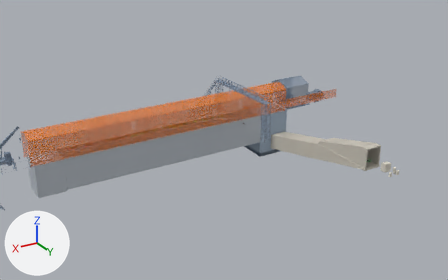
One commit to the glTF model public/models/b2d2-repair.glb: the scene before it, then after it.
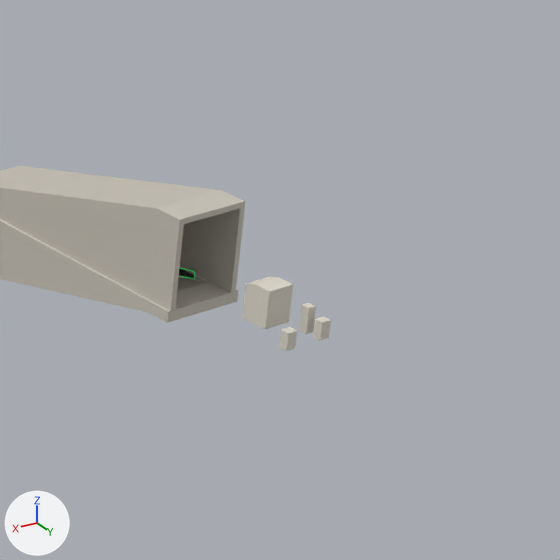
There are two pictures of each version: one whole from a 50 mm lens placed at (61.7, 132.0, 59.4), pointed at (-5.8, 19.4, 3.1), one close up on the part from 73% to 100% of the width and 37% to 79% of the height. Lighting does not change. The marker at lower left points along +X, +Y and +Z. The older version's two pictures come first. Where no turn or scale is listed for an object, it has been applied to the vertices. Vertices at exactly the same position are counted once.

The older version as bpy lines, for what is in view:
```python
me_c32_take_up_pedestals = bpy.data.meshes.new('C32 take-up pedestals')
me_c32_take_up_pedestals.from_pydata(...)  # 42 vertices, 64 faces; spans x -1.34..1.34, y -1.49..1.49, z -1.21..1.21
me_c32_take_up_pedestals.materials.append(mat_c32_take_up_pedestals)  # light grey #ddd8cb
# before: 16 (0.79, 1.04, -0.29) at pixel (290, 326), 17 (1.34, 1.04, -0.29) at pixel (281, 329), 18 (1.34, 1.49, -0.29) at pixel (288, 333), 19 (0.79, 1.49, -0.29) at pixel (297, 330)
# before: 24 (-1.34, 1.04, -0.29) at pixel (323, 316), 25 (-0.79, 1.04, -0.29) at pixel (315, 319), 26 (-0.79, 1.49, -0.29) at pixel (322, 322), 27 (-1.34, 1.49, -0.29) at pixel (330, 320)
me_c32_tunnel = bpy.data.meshes.new('C32 tunnel')
me_c32_tunnel.from_pydata(...)  # 253 vertices, 348 faces; spans x -2.3..2.3, y -18.2..18.2, z -6.8..6.8
me_c32_tunnel.materials.append(mat_c32_tunnel)  # light grey #c9c4b8
ob_c32_take_up_pedestals = bpy.data.objects.new('C32 take-up pedestals', me_c32_take_up_pedestals)
ob_c32_take_up_pedestals.location = (-32.22, 45.76, 0.29)
ob_c32_tunnel = bpy.data.objects.new('C32 tunnel', me_c32_tunnel)
ob_c32_tunnel.location = (-32.22, 22.32, -3.5)
```
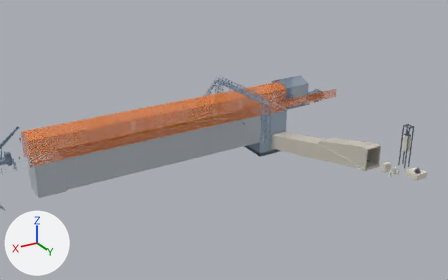
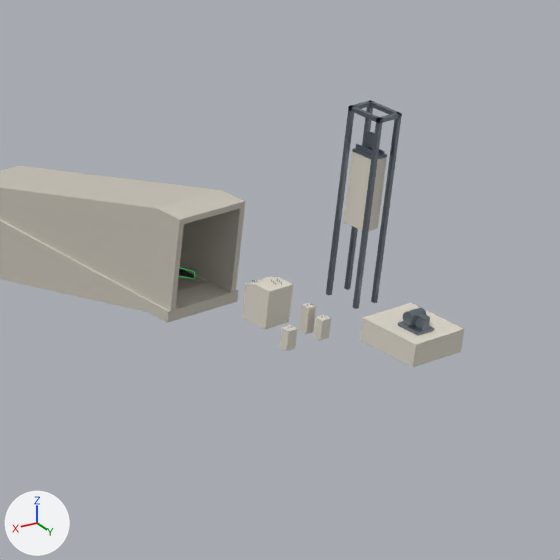
Where the newer file only moved an object's origin or applied its transform, the numbers keep the older frame.

Patch to the scene script:
```diff
--- a/public/models/b2d2-repair.glb.py
+++ b/public/models/b2d2-repair.glb.py
@@ mat_c32_take_up_steel___embedded_items @@
+mat_c32_take_up_steel___embedded_items = principled_material('C32 take-up steel & embedded items')
+mat_c32_take_up_steel___embedded_items.base_color = (0.205, 0.238, 0.283)  # grey #7d8691
+mat_c32_take_up_steel___embedded_items.metallic = 0.8
+mat_c32_take_up_steel___embedded_items.roughness = 0.35
@@ me_c32_take_up_pedestals @@
 # used by ob_c32_take_up_pedestals; location = (-32.22, 45.76, 0.29)
 # verts and faces of me_c32_take_up_pedestals; kept vertices keep their numbers, new ones are numbered from 42
-me_c32_take_up_pedestals.from_pydata(...)  # 42 vertices, 64 faces; spans x -1.34..1.34, y -1.49..1.49, z -1.21..1.21
+me_c32_take_up_pedestals.from_pydata(...)  # 58 vertices, 88 faces; spans x -5.74..1.34, y -1.49..5.45, z -1.35..7.04
+# me_c32_take_up_pedestals part 1: a new loose piece, a box spanning x -5.74..-2.62, y 2.21..5.45, z -1.35..-0.19, in mat_c32_take_up_pedestals (light grey #ddd8cb)
+# me_c32_take_up_pedestals part 2: a new loose piece, a box spanning x -4.31..-3.46, y -0.36..0.94, z 3.47..7.04, in mat_c32_take_up_pedestals (light grey #ddd8cb)
+# me_c32_take_up_pedestals part 3
+for i in [*range(16, 20)]: verts[i] += (0.0, 0.0, 0.1)
+# me_c32_take_up_pedestals part 4
+for i in [*range(24, 28)]: verts[i] += (0.0, 0.0, 0.1)
 me_c32_take_up_pedestals.materials.append(mat_c32_take_up_pedestals)
@@ me_c32_take_up_steel___embedded_items @@
+me_c32_take_up_steel___embedded_items.from_pydata(...)  # 552 vertices, 892 faces; spans x -2.89..2.89, y -3.1..3.1, z -4.82..4.82
+me_c32_take_up_steel___embedded_items.materials.append(mat_c32_take_up_steel___embedded_items)  # grey #7d8691
@@ ob_c32_take_up_steel___embedded_items @@
+ob_c32_take_up_steel___embedded_items = bpy.data.objects.new('C32 take-up steel & embedded items', me_c32_take_up_steel___embedded_items)
+ob_c32_take_up_steel___embedded_items.location = (-33.92, 47.52, 4.71)
```

Location of each change, [x1, y1, x2, y2] in pixels of the close-ups (560 x 560 px; the box of a moved part takes in the faces that stretch with it):
'C32 take-up pedestals', reshaped (148% wider, 189% taller): before [242, 277, 331, 351]; after [242, 151, 464, 367]
'C32 take-up steel & embedded items', added: after [252, 100, 434, 336]
part 1 of me_c32_take_up_pedestals, added: after [360, 303, 464, 367]
part 2 of me_c32_take_up_pedestals, added: after [344, 151, 387, 231]
part 3 of me_c32_take_up_pedestals, moved or reshaped: before [279, 327, 297, 351]; after [279, 325, 297, 351]
part 4 of me_c32_take_up_pedestals, moved or reshaped: before [313, 316, 331, 341]; after [313, 315, 331, 341]
